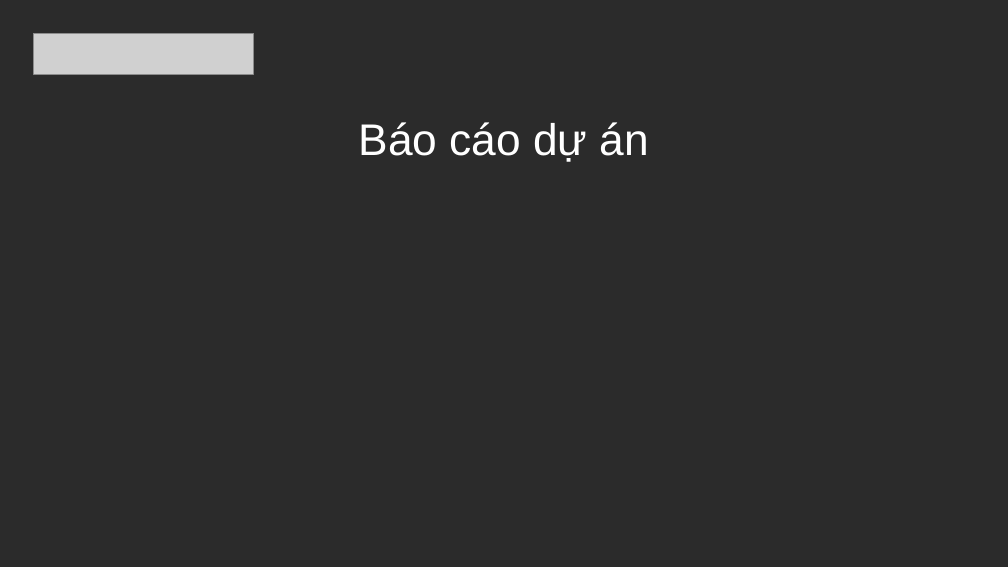
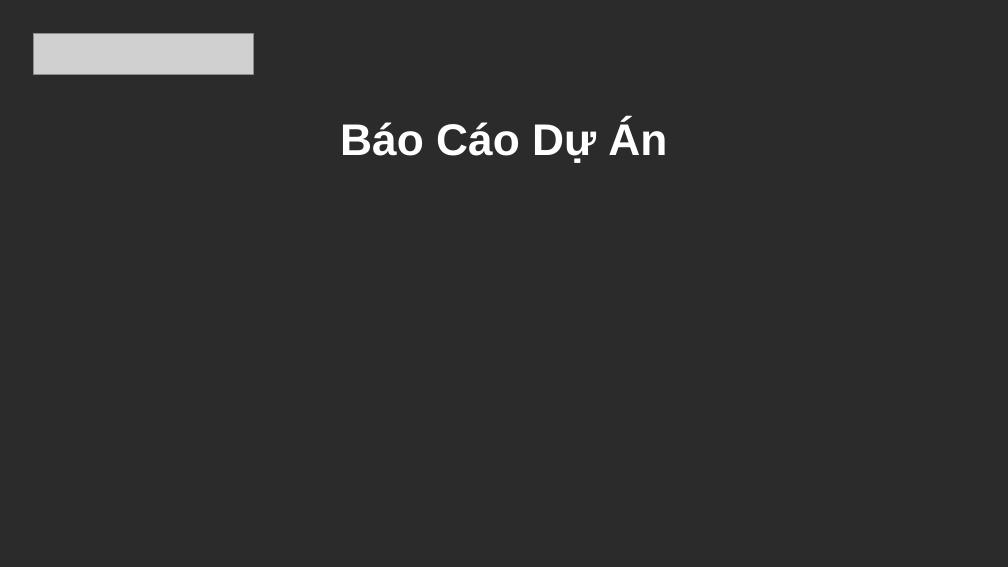
Before and after one commit to tung120320/E-Book-Order-G02, a slide deck: slide 1 of Documents/Slide_Group2_EbooksStore.pptx. Drawn at 1008x567 pixels with LibreOffice and Linux fonts; fonts in the diff are those of the drawing; grey boxes stand for pictures; background and template pictures are left out; a plain dark background stands for a picture behind light text. Boxes give left, top, right and bottom in pixels: in the first picture for what was removed or moved away, otherwise in the second. Text is boxed around its words. In the diff, an @@ line names an element or a change of style, - is before the commit and + after.

```diff
--- a/Documents/Slide_Group2_EbooksStore.pptx
+++ b/Documents/Slide_Group2_EbooksStore.pptx
@@ text at [340,120,667,163]: text changed; bold on @@
-Báo cáo dự án
+Báo Cáo Dự Án
```
Also in this commit, not shown: 20 other slides changed, 1 slide added, 2 slides removed, 37 other files.
